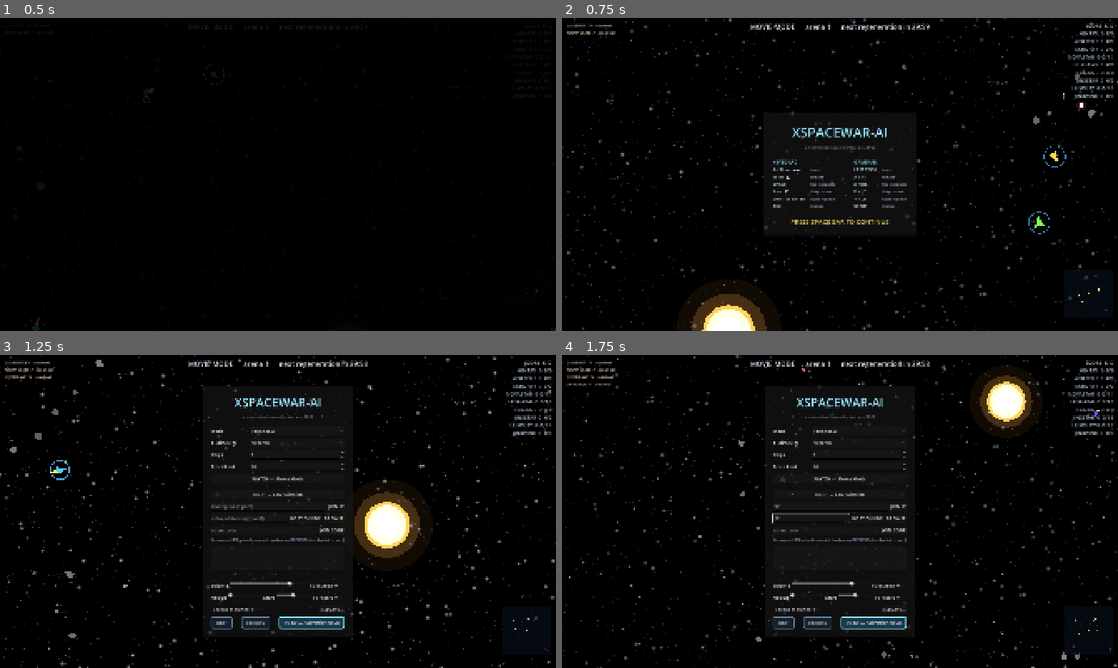
Above: before the commit, frames 1-4 (two rows, left to right).
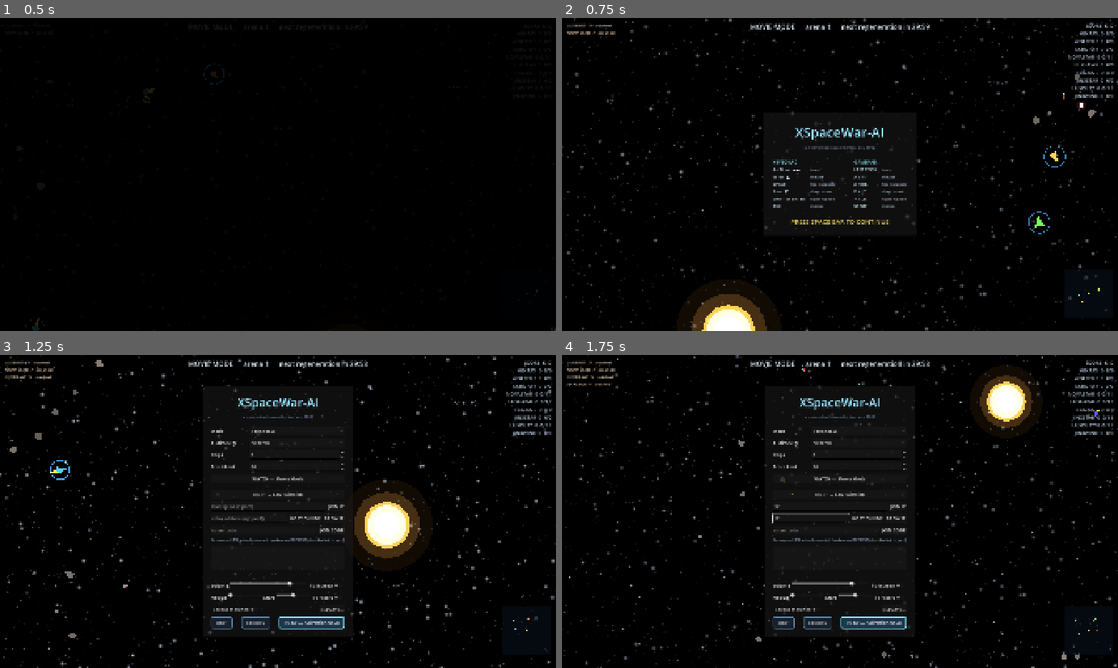
Above: after the commit, the same moments.

Repository: CryptoJones/XSpaceWar-AI
Game: Godot game, scene res://src/ui/main.tscn
Two runs of this game, one before a commit and one after it. Both use one fixed random seed, a clock stepped at 60 frames per second and the inputs below.
Inputs (mouse positions are in pixels of both pictures, inside the frame that each line leads up to):
- Up to frame 1 (0.5 s): no input
- Up to frame 2 (0.75 s): tap Enter at 0.5 s; move the mouse to (962, 158) at 0.52 s; hold D from 0.53 s (still down); hold Enter from 0.53 s (still down); click (962, 158) at 0.67 s
- Up to frame 3 (1.25 s): keep holding D; keep holding Enter; tap Space at 0.77 s
- Up to frame 4 (1.75 s): release D at 1.25 s; release Enter at 1.25 s; click (828, 505) at 1.27 s; type "12" at 1.35 s; click (812, 517) at 1.5 s; type "12" at 1.58 s; click (828, 530) at 1.73 s

Frame 1 is identical in both runs. In frame 2, 0.4% of the frame differs, in the area x 41-59%, y 35-39%; in frame 3, 0.3%; in frame 4, 0.3%.

Commit message:
Title stylized as XSpaceWar-AI everywhere it renders
Co-Authored-By: Claude Fable 5 <noreply@anthropic.com>

Diff:
--- a/src/ui/main.gd
+++ b/src/ui/main.gd
@@ -48,7 +48,7 @@
 ## at a size that dwarfs the screen, everything else at cinema scale.
 ## Format: [text, font_size, tier] — tier 0 title / 1 header / 2 name / 3 dim.
 const CREDITS_LINES := [
-	["XSPACEWAR-AI", 230, 0],
+	["XSpaceWar-AI", 230, 0],
 	["a 2026 reimagining", 42, 3],
 	["", 60, 3],
 	["— STANDING ON THE SHOULDERS OF —", 60, 1],
@@ -183,7 +183,7 @@
 	margin.add_child(outer)
 
 	var title := Label.new()
-	title.text = "XSPACEWAR-AI"
+	title.text = "XSpaceWar-AI"
 	title.add_theme_font_size_override("font_size", 42)
 	title.add_theme_color_override("font_color", Color(0.6, 0.9, 1.0))
 	title.horizontal_alignment = HORIZONTAL_ALIGNMENT_CENTER
@@ -427,7 +427,7 @@
 	margin.add_child(v)
 
 	var title := Label.new()
-	title.text = "XSPACEWAR-AI"
+	title.text = "XSpaceWar-AI"
 	title.add_theme_font_size_override("font_size", 46)
 	title.add_theme_color_override("font_color", Color(0.6, 0.9, 1.0))
 	title.horizontal_alignment = HORIZONTAL_ALIGNMENT_CENTER
